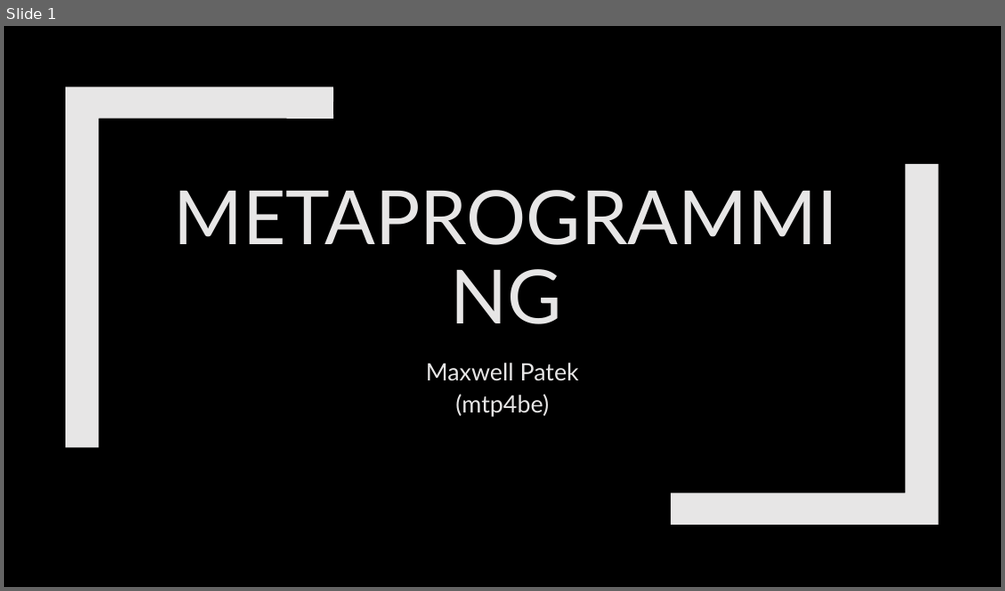
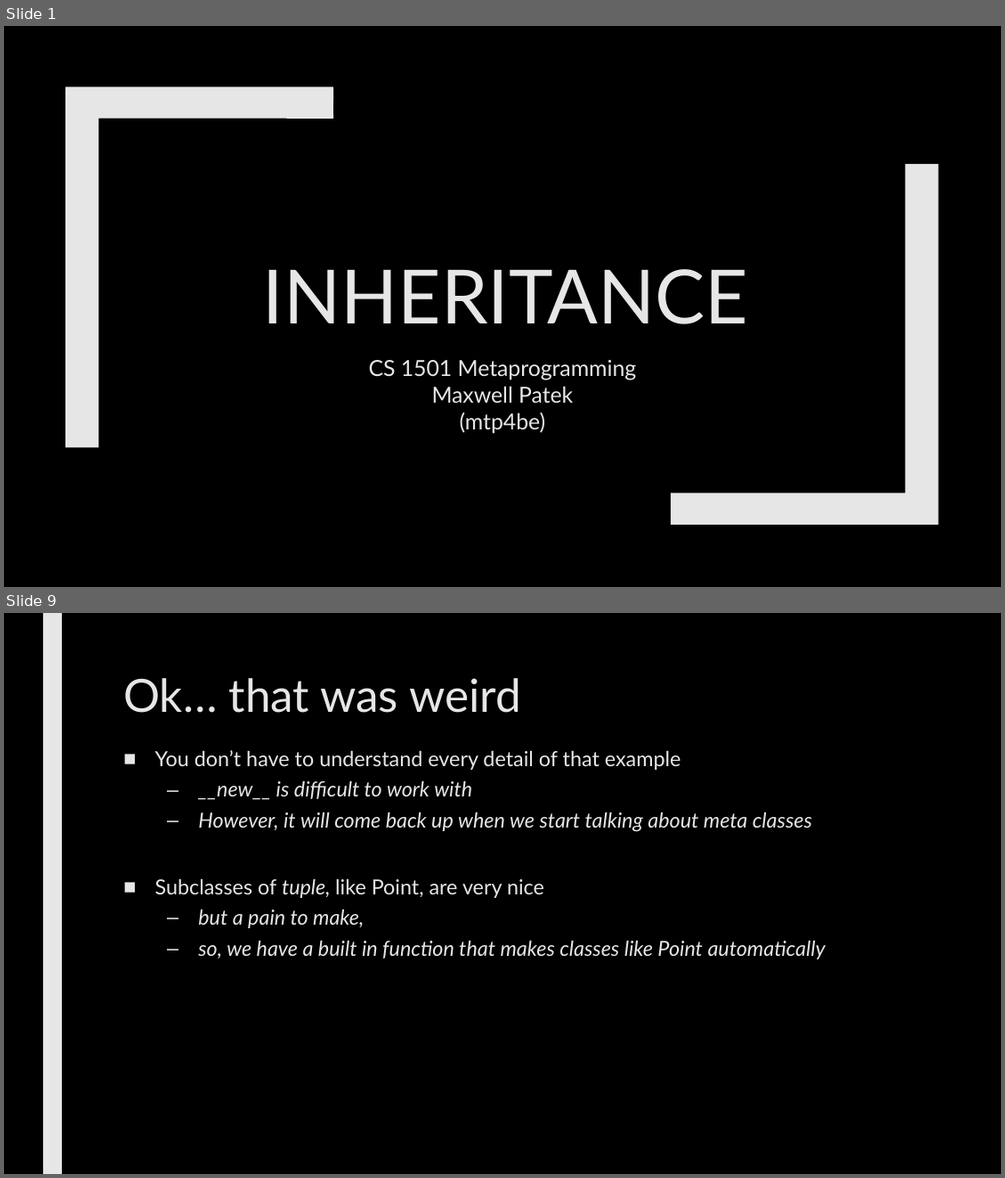
Before and after one commit to max7patek/metaprogramming, a slide deck: slides/01-PythonInheritance.pptx. Shown one above the other, each under a label of ours: slide 1 before the commit, slides 1 and 9 after it; the slides between them are not shown. The pictures are 1005x591 and 1005x1178 pixels, drawn with LibreOffice and Linux fonts; fonts in the diff are those of the drawing. Boxes give left, top, right and bottom in pixels: in the first picture for what was removed or moved away, otherwise in the second. Text is boxed around its words. In the diff, an @@ line names an element or a change of style, - is before the commit and + after.

Commit message:
started inheritance slide set

```diff
--- a/slides/01-PythonInheritance.pptx
+++ b/slides/01-PythonInheritance.pptx
@@ slide 9 added at box(4, 613, 1001, 1174), background #000000 @@
@@ rectangle added at box(43, 613, 62, 1174), fill #E7E6E6 @@
@@ title added at box(123, 678, 521, 713), 44 pt, text #E7E6E6 @@
+Ok… that was weird
@@ text added at box(155, 750, 825, 959), 20 pt, text #E7E6E6, italic @@
+■ You don’t have to understand every detail of that example
+  – __new__ is difficult to work with
+  – However, it will come back up when we start talking about meta classes
+■ Subclasses of tuple, like Point, are very nice
+  – but a pain to make,
+  – so, we have a built in function that makes classes like Point automatically
@@ slide 1 changed as well @@
@@ title at box(263, 269, 748, 324): text changed @@
-METAPROGRAMMING
+INHERITANCE
@@ subtitle at box(369, 360, 637, 380): paragraph added @@
+CS 1501 Metaprogramming
@@ subtitle at box(432, 386, 573, 434): size 23 to 21.3 pt in "Maxwell Patek", "(mtp4be)"; line spacing 1.12 to 1.02 @@
```
Also in this commit, not shown: 9 other slides added, 16 slides removed.
